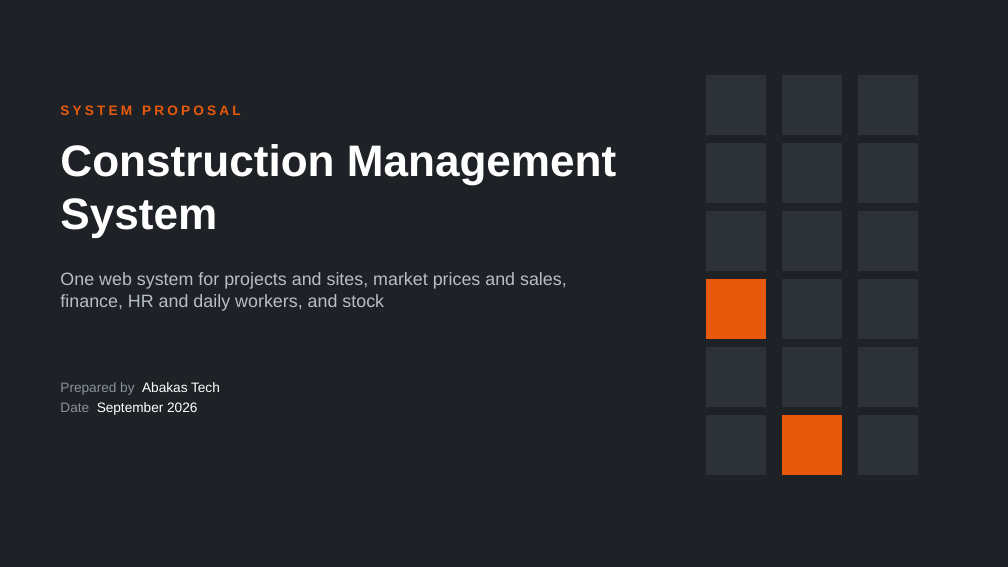
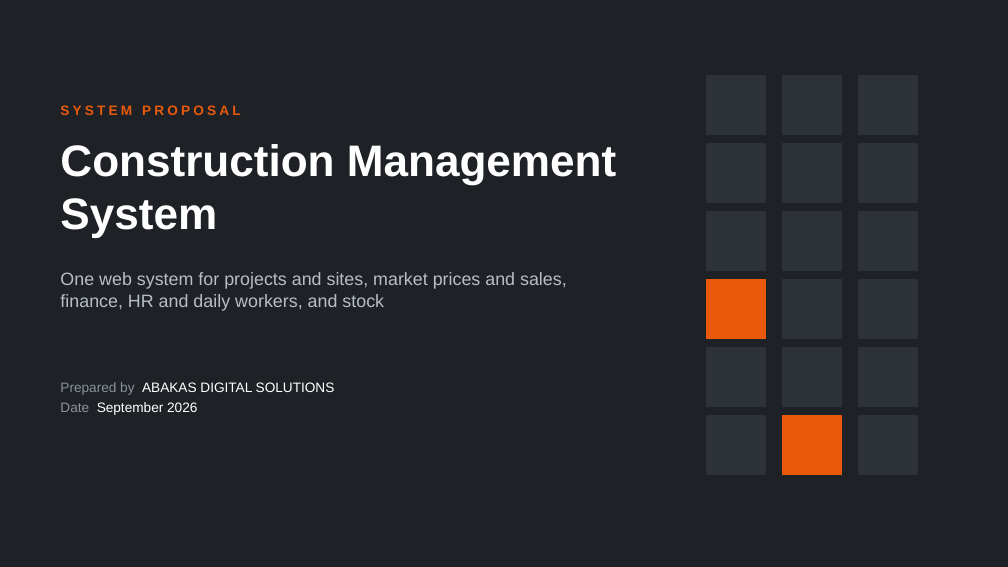
Before and after one commit to Abakas-Tech/ems-client, a slide deck: slide 1 of docs/proposals/Construction_Management_System_Proposal.pptx. Drawn at 1008x567 pixels with LibreOffice and Linux fonts; fonts in the diff are those of the drawing. Boxes give left, top, right and bottom in pixels: in the first picture for what was removed or moved away, otherwise in the second. Text is boxed around its words. In the diff, an @@ line names an element or a change of style, - is before the commit and + after.

```diff
--- a/docs/proposals/Construction_Management_System_Proposal.pptx
+++ b/docs/proposals/Construction_Management_System_Proposal.pptx
@@ text at box(60, 382, 335, 395): text changed; text colour #8A929B to #FFFFFF @@
-Prepared by Abakas Tech
+Prepared by ABAKAS DIGITAL SOLUTIONS
```
Also in this commit, not shown: 1 other file.
